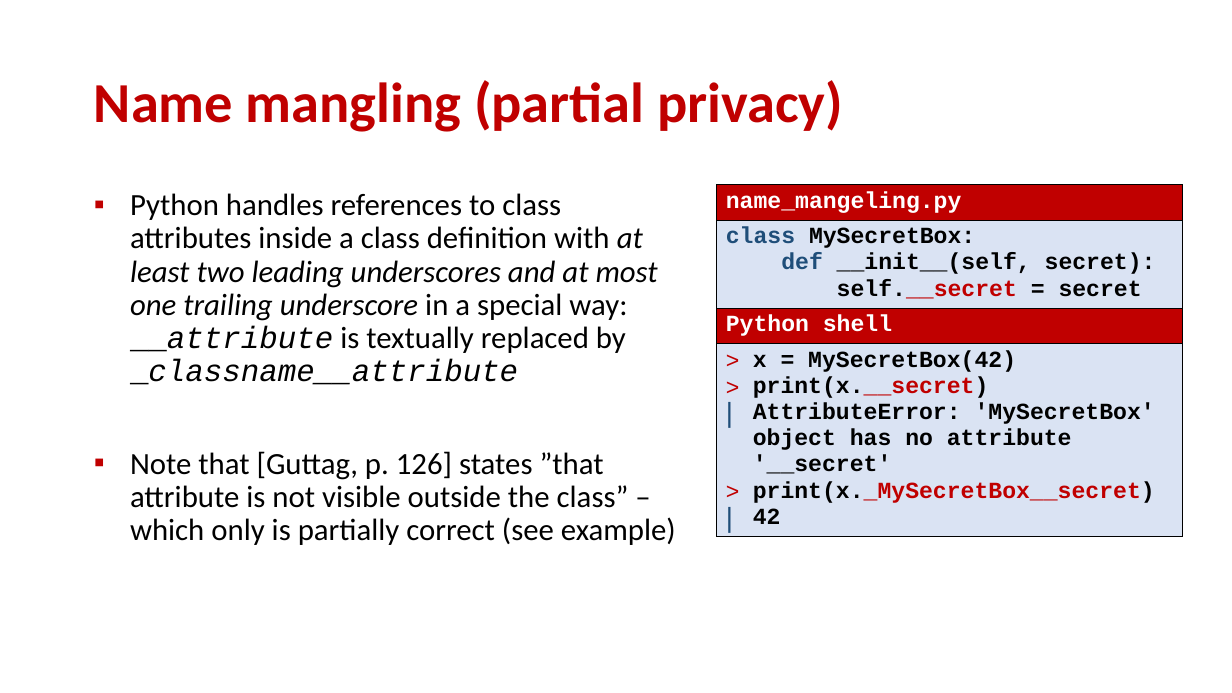
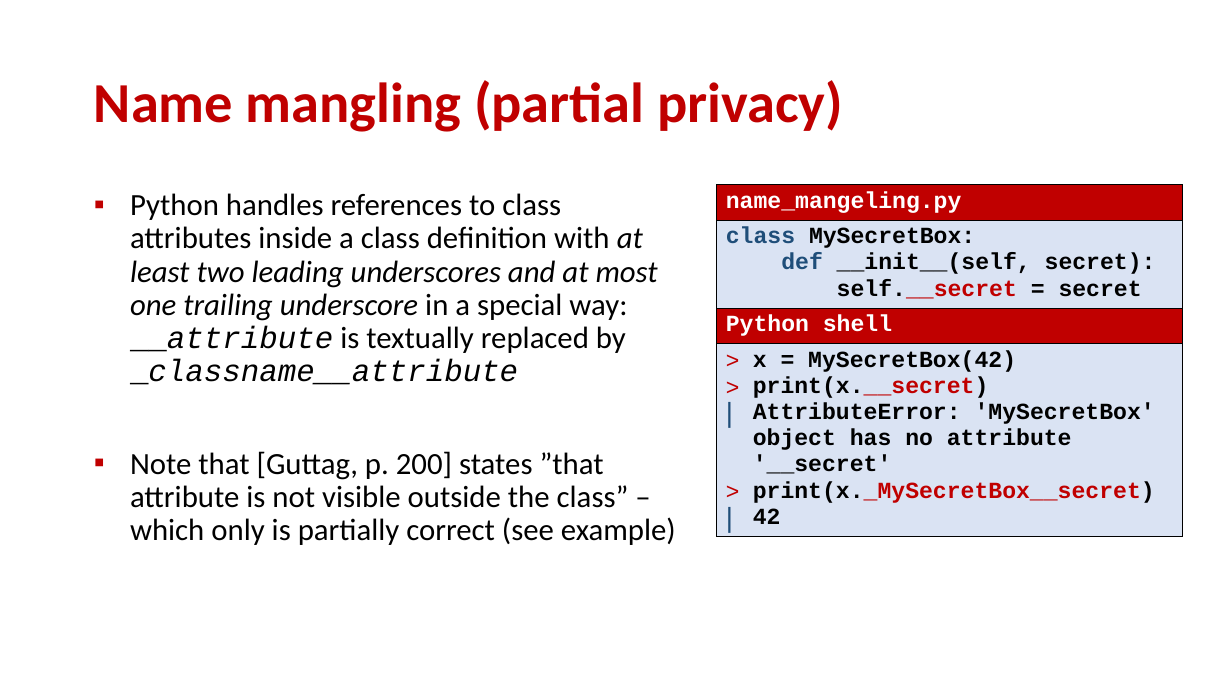
Before and after one commit to gsbrodal/gsbrodal.github.io, a slide deck: slide 19 of ipsa/slides/classes.pptx. Drawn at 1232x693 pixels with LibreOffice and Linux fonts; fonts in the diff are those of the drawing. Boxes give left, top, right and bottom in pixels: in the first picture for what was removed or moved away, otherwise in the second. Text is boxed around its words. In the diff, an @@ line names an element or a change of style, - is before the commit and + after.

Commit message:
updated class slides

```diff
--- a/ipsa/slides/classes.pptx
+++ b/ipsa/slides/classes.pptx
@@ text at (130, 451, 676, 545): text changed @@
-▪ Note that [Guttag, p. 126] states ”that attribute is not visible outside the class” – which only is partially correct (see example)
+▪ Note that [Guttag, p. 200] states ”that attribute is not visible outside the class” – which only is partially correct (see example)
```
Also in this commit, not shown: 4 other slides changed, 5 other files.
